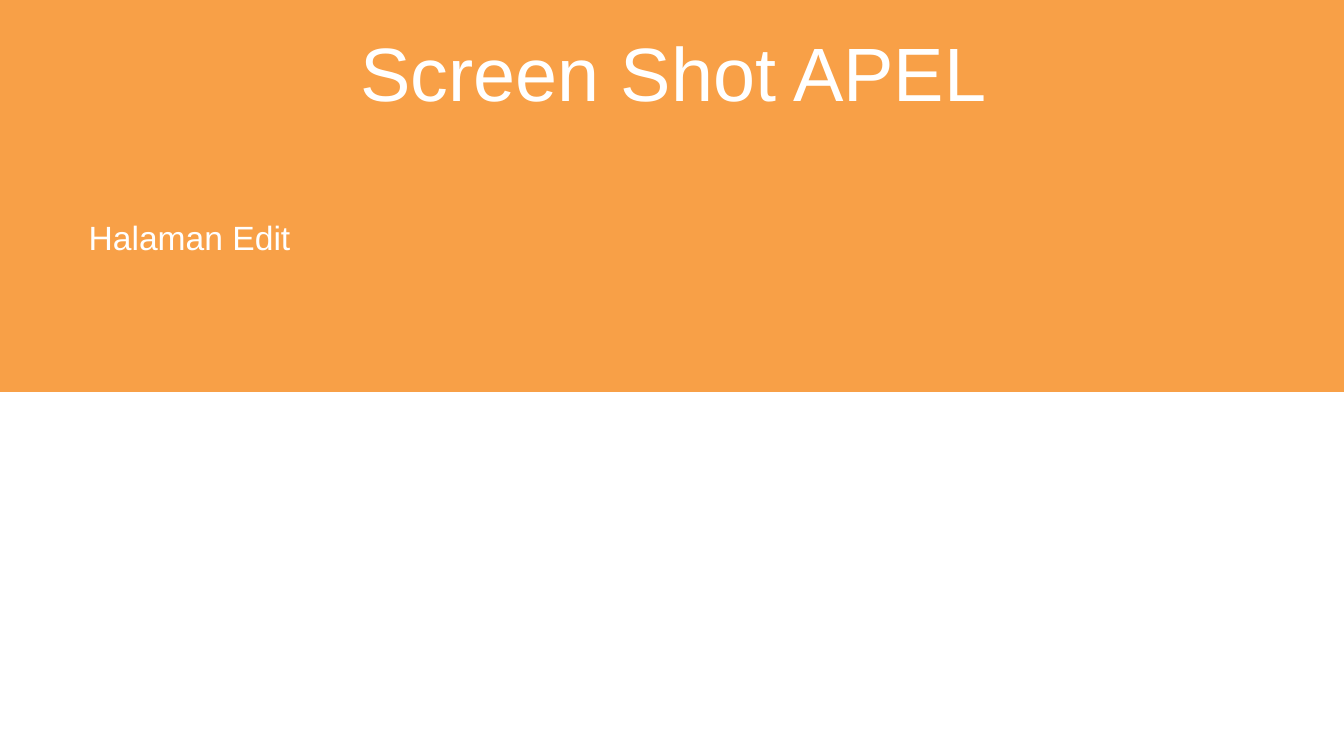
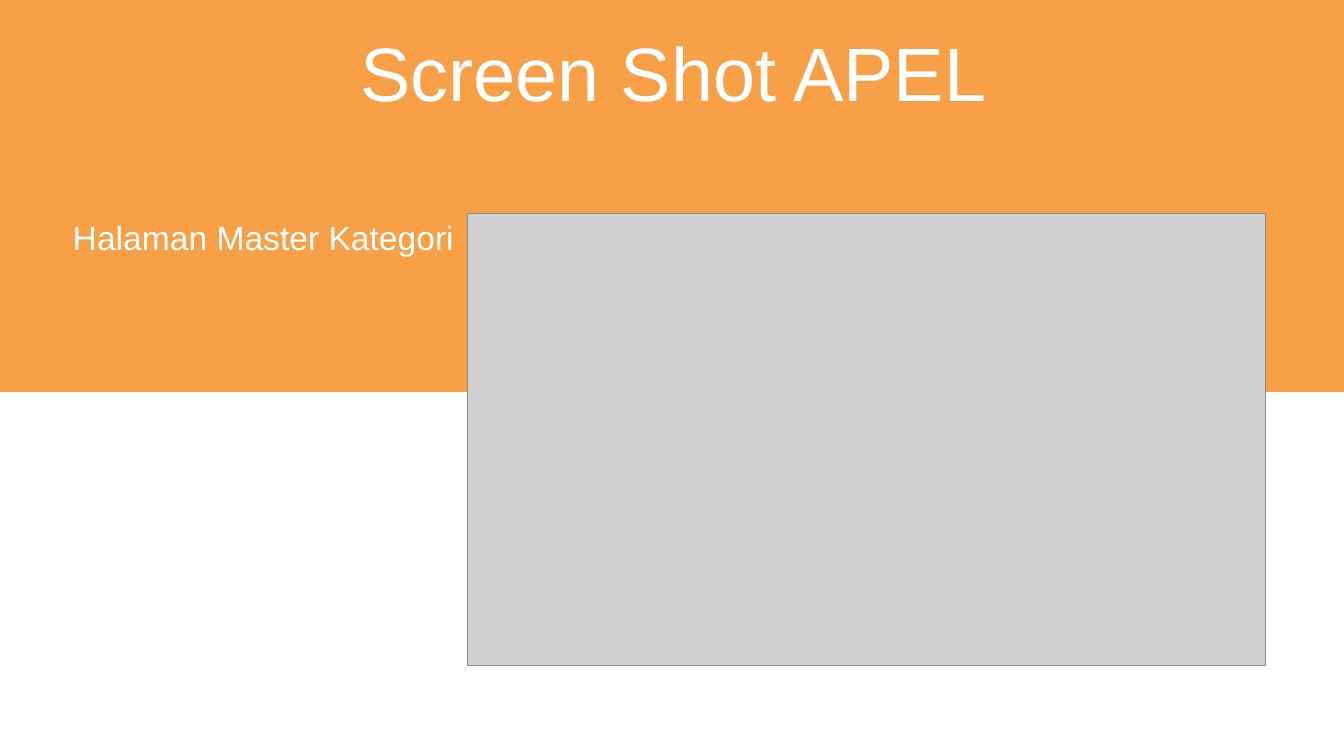
Before and after one commit to Iq641/SEVIMA, a slide deck: slide 12 of PPT.pptx. Drawn at 1344x756 pixels with LibreOffice and Linux fonts; fonts in the diff are those of the drawing; grey boxes stand for pictures. Boxes give left, top, right and bottom in pixels: in the first picture for what was removed or moved away, otherwise in the second. Text is boxed around its words. In the diff, an @@ line names an element or a change of style, - is before the commit and + after.

Commit message:
update PPT

```diff
--- a/PPT.pptx
+++ b/PPT.pptx
@@ text at box(73, 225, 454, 257): text changed @@
-Halaman Edit
+Halaman Master Kategori
@@ picture added at box(468, 214, 1265, 666) @@
```
Also in this commit, not shown: 5 other slides changed, 1 slide added.
